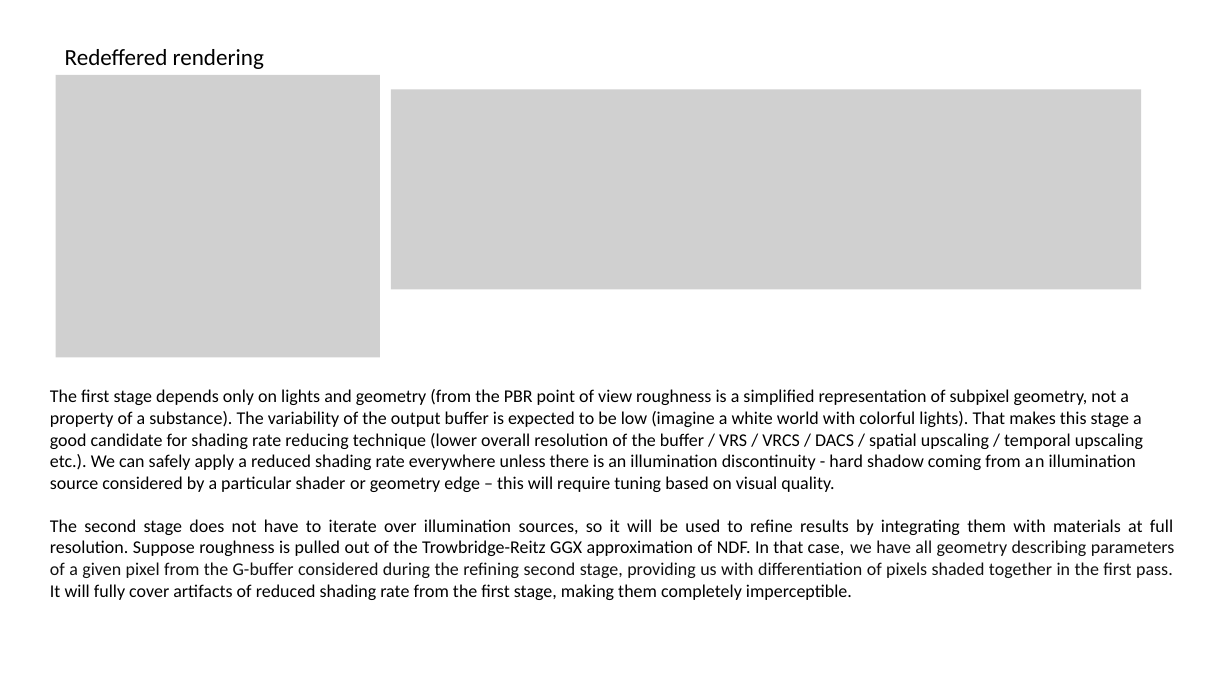
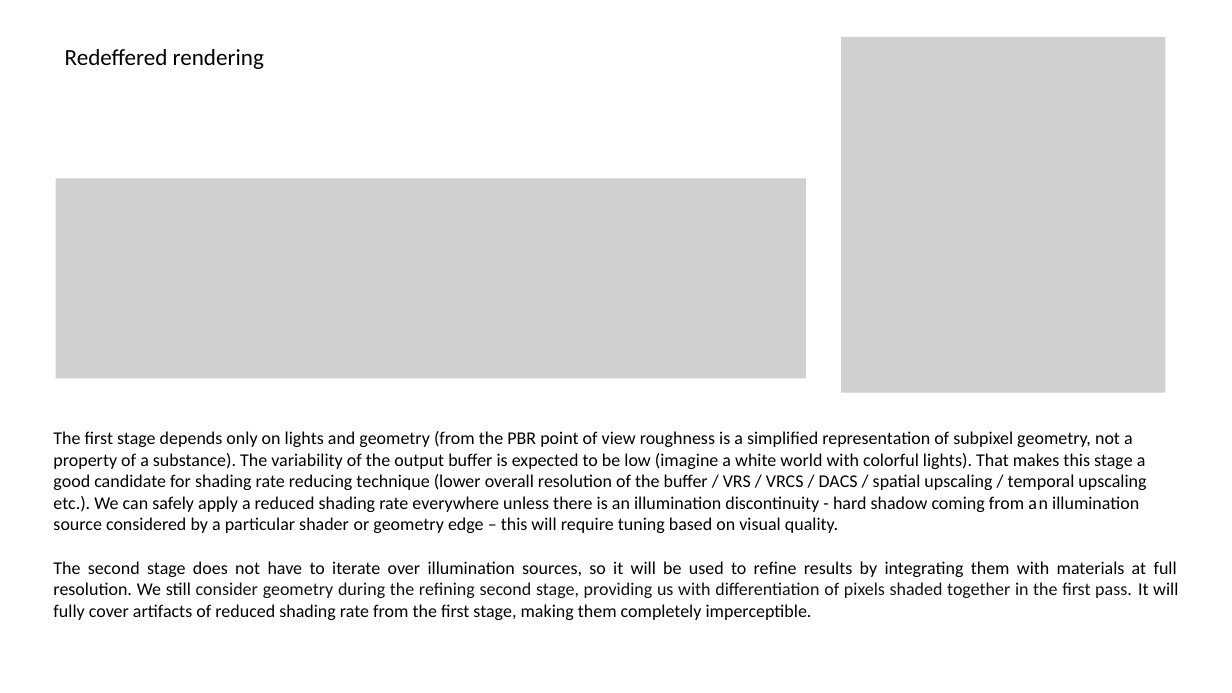
Before and after one commit to pawel-kaleta/FoolsEngine, a slide deck: slide 15 of Documentation/Rendering Architecture.pptx (slide 14 before the commit). Drawn at 1232x693 pixels with LibreOffice and Linux fonts; fonts in the diff are those of the drawing; grey boxes stand for pictures. Boxes give left, top, right and bottom in pixels: in the first picture for what was removed or moved away, otherwise in the second. Text is boxed around its words. In the diff, an @@ line names an element or a change of style, - is before the commit and + after.

```diff
--- a/Documentation/Rendering Architecture.pptx
+++ b/Documentation/Rendering Architecture.pptx
@@ picture added at box(841, 37, 1165, 393) @@
@@ picture removed at box(55, 75, 380, 358) @@
@@ picture: place and size @@
-picture at box(391, 90, 1141, 290)
+picture at box(55, 178, 806, 379)
@@ text "The first stage depends only ...": place and size @@
-text "The first stage depends only ..." at box(50, 389, 1175, 600)
+text "The first stage depends only ..." at box(53, 431, 1178, 620)
@@ text at box(53, 561, 1178, 620): text changed @@
-The second stage does not have to iterate over illumination sources, so it will be used to refine results by integrating them with materials at full resolution. Suppose roughness is pulled out of the Trowbridge-Reitz GGX approximation of NDF. In that case, we have all geometry describing parameters of a given pixel from the G-buffer considered during the refining second stage, providing us with differentiation of pixels shaded together in the first pass. It will fully cover artifacts of reduced shading rate from the first stage, making them completely imperceptible.
+The second stage does not have to iterate over illumination sources, so it will be used to refine results by integrating them with materials at full resolution. We still consider geometry during the refining second stage, providing us with differentiation of pixels shaded together in the first pass. It will fully cover artifacts of reduced shading rate from the first stage, making them completely imperceptible.
```
Also in this commit, not shown: 2 other slides changed, 2 slides added, 1 slide removed.
